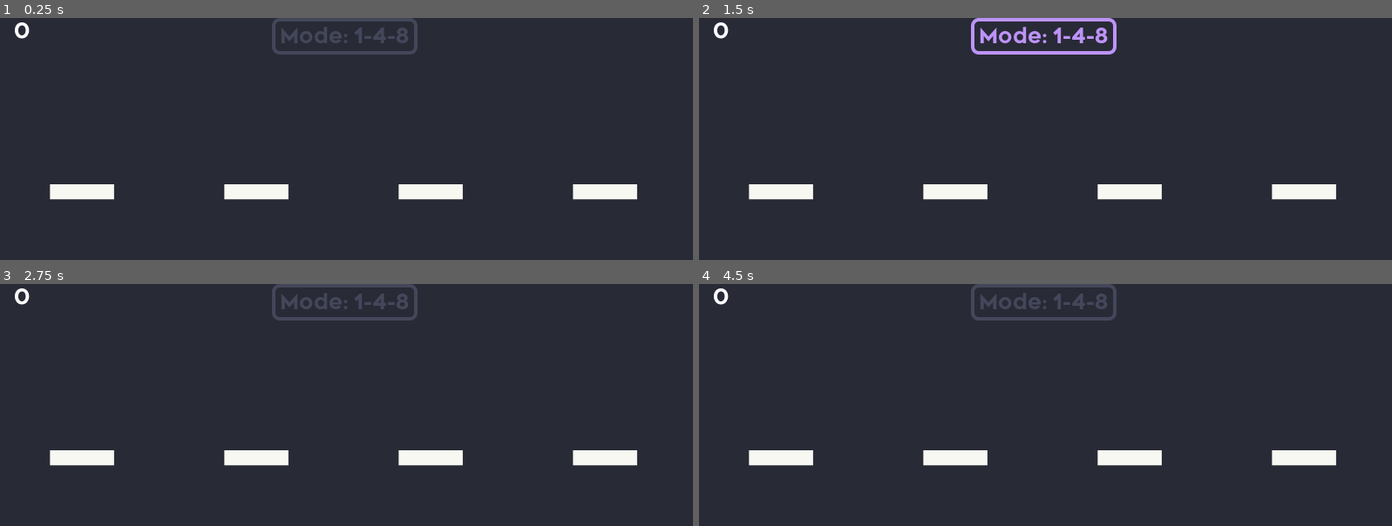
Above: before the commit, frames 1-4 (two rows, left to right).
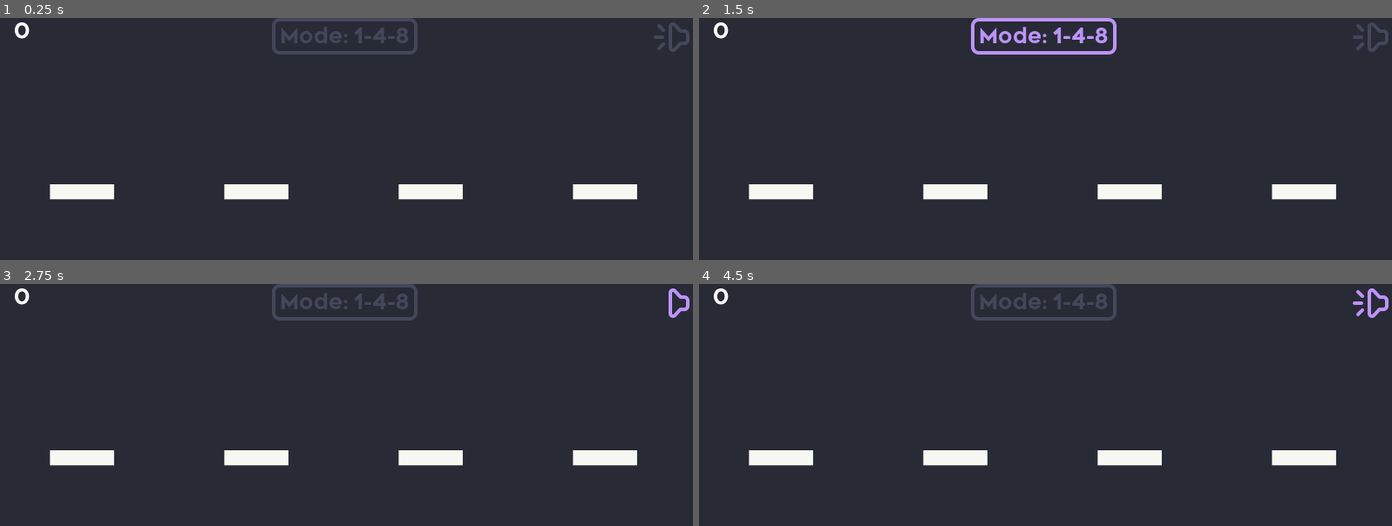
Above: after the commit, the same moments.

Repository: Naaaske/bljtrainer
Game: Godot game, scene res://MainScene.tscn
Same seed, same stepped clock (60 frames per second), same inputs: the game is played once before the commit and once after it. Before the commit the project starts from res://node_2d.tscn.
Inputs (mouse positions are in pixels of both pictures, inside the frame that each line leads up to):
- Up to frame 1 (0.25 s): no input
- Up to frame 2 (1.5 s): click "Mode: 1-4-8" at 0.5 s; click "Mode: 1-4-6" at 1.25 s
- Up to frame 3 (2.75 s): click (672, 303) at 2.02 s
- Up to frame 4 (4.5 s): click "Mode: 1-4-8" at 2.75 s; click "Mode: 1-4-6" at 3.5 s; click (1371, 303) at 4.27 s

The runs differ from the first frame. In frame 1, 0.2% of the frame differs, in the area x 94-100%, y 1-15%; in frame 2, 0.2%; in frame 3, 0.2%; in frame 4, 0.2%.

Commit message:
Cleanup, reorder, and audio button

Diff:
--- /dev/null
+++ b/MainScene.tscn
@@ -0,0 +1,193 @@
+[gd_scene load_steps=9 format=3 uid="uid://d2b0rrgardqpr"]
+
+[ext_resource type="Script" path="res://main.gd" id="1_5wr67"]
+[ext_resource type="FontFile" uid="uid://c8bcbqh7b4umj" path="res://Fonts/font.otf" id="2_ebpxk"]
+[ext_resource type="AudioStream" uid="uid://do5lifm5gsv2b" path="res://Audio/148.wav" id="3_d7i5q"]
+[ext_resource type="Texture2D" uid="uid://c6jmq4884c7wi" path="res://Images/audioIconOn.png" id="4_3wl4h"]
+
+[sub_resource type="StyleBoxFlat" id="StyleBoxFlat_hyqpo"]
+draw_center = false
+border_width_left = 4
+border_width_top = 4
+border_width_right = 4
+border_width_bottom = 4
+border_color = Color(0.266667, 0.278431, 0.352941, 1)
+corner_radius_top_left = 8
+corner_radius_top_right = 8
+corner_radius_bottom_right = 8
+corner_radius_bottom_left = 8
+
+[sub_resource type="StyleBoxFlat" id="StyleBoxFlat_ldhlb"]
+draw_center = false
+border_width_left = 4
+border_width_top = 4
+border_width_right = 4
+border_width_bottom = 4
+border_color = Color(0.741176, 0.576471, 0.976471, 1)
+corner_radius_top_left = 8
+corner_radius_top_right = 8
+corner_radius_bottom_right = 8
+corner_radius_bottom_left = 8
+
+[sub_resource type="StyleBoxFlat" id="StyleBoxFlat_8x3xk"]
+bg_color = Color(0.741176, 0.576471, 0.976471, 1)
+border_width_left = 4
+border_width_top = 4
+border_width_right = 4
+border_width_bottom = 4
+border_color = Color(0.741176, 0.576471, 0.976471, 1)
+corner_radius_top_left = 8
+corner_radius_top_right = 8
+corner_radius_bottom_right = 8
+corner_radius_bottom_left = 8
+
+[sub_resource type="StyleBoxEmpty" id="StyleBoxEmpty_bcbl1"]
+
+[node name="MainScene" type="Node2D"]
+script = ExtResource("1_5wr67")
+
+[node name="Frames" type="Label" parent="."]
+offset_right = 40.0
+offset_bottom = 32.0
+theme_override_fonts/font = ExtResource("2_ebpxk")
+theme_override_font_sizes/font_size = 24
+text = "1"
+horizontal_alignment = 2
+
+[node name="First" type="Label" parent="."]
+anchors_preset = 4
+anchor_top = 0.5
+anchor_bottom = 0.5
+offset_right = 200.0
+offset_bottom = 300.0
+grow_vertical = 2
+size_flags_horizontal = 4
+theme_override_colors/font_color = Color(0.972549, 0.972549, 0.94902, 1)
+theme_override_fonts/font = ExtResource("2_ebpxk")
+theme_override_font_sizes/font_size = 127
+text = "_"
+horizontal_alignment = 1
+vertical_alignment = 1
+
+[node name="Second" type="Label" parent="."]
+anchors_preset = 4
+anchor_top = 0.5
+anchor_bottom = 0.5
+offset_left = 200.0
+offset_right = 400.0
+offset_bottom = 300.0
+grow_vertical = 2
+size_flags_horizontal = 4
+theme_override_colors/font_color = Color(0.972549, 0.972549, 0.94902, 1)
+theme_override_fonts/font = ExtResource("2_ebpxk")
+theme_override_font_sizes/font_size = 127
+text = "_"
+horizontal_alignment = 1
+vertical_alignment = 1
+
+[node name="Delta" type="Label" parent="Second"]
+layout_mode = 1
+anchors_preset = 4
+anchor_top = 0.5
+anchor_bottom = 0.5
+offset_top = 50.0
+offset_right = 200.0
+offset_bottom = 150.0
+grow_vertical = 2
+size_flags_horizontal = 4
+theme_override_colors/font_color = Color(0.972549, 0.972549, 0.94902, 1)
+theme_override_fonts/font = ExtResource("2_ebpxk")
+theme_override_font_sizes/font_size = 63
+horizontal_alignment = 1
+vertical_alignment = 1
+
+[node name="Third" type="Label" parent="."]
+anchors_preset = 4
+anchor_top = 0.5
+anchor_bottom = 0.5
+offset_left = 400.0
+offset_right = 600.0
+offset_bottom = 300.0
+grow_vertical = 2
+size_flags_horizontal = 4
+theme_override_colors/font_color = Color(0.972549, 0.972549, 0.94902, 1)
+theme_override_fonts/font = ExtResource("2_ebpxk")
+theme_override_font_sizes/font_size = 127
+text = "_"
+horizontal_alignment = 1
+vertical_alignment = 1
+
+[node name="Delta" type="Label" parent="Third"]
+layout_mode = 1
+anchors_preset = 4
+anchor_top = 0.5
+anchor_bottom = 0.5
+offset_top = 50.0
+offset_right = 200.0
+offset_bottom = 150.0
+grow_vertical = 2
+size_flags_horizontal = 4
+theme_override_colors/font_color = Color(0.972549, 0.972549, 0.94902, 1)
+theme_override_fonts/font = ExtResource("2_ebpxk")
+theme_override_font_sizes/font_size = 63
+horizontal_alignment = 1
+vertical_alignment = 1
+
+[node name="Last" type="Label" parent="."]
+anchors_preset = 4
+anchor_top = 0.5
+anchor_bottom = 0.5
+offset_left = 600.0
+offset_right = 800.0
+offset_bottom = 300.0
+grow_vertical = 2
+size_flags_horizontal = 4
+theme_override_colors/font_color = Color(0.972549, 0.972549, 0.94902, 1)
+theme_override_fonts/font = ExtResource("2_ebpxk")
+theme_override_font_sizes/font_size = 127
+text = "_"
+horizontal_alignment = 1
+vertical_alignment = 1
+
+[node name="ModeButton" type="Button" parent="."]
+anchors_preset = 5
+anchor_left = 0.5
+anchor_right = 0.5
+offset_left = 316.5
+offset_right = 483.5
+offset_bottom = 42.0
+grow_horizontal = 2
+theme_override_colors/font_color = Color(0.266667, 0.278431, 0.352941, 1)
+theme_override_colors/font_pressed_color = Color(0.156863, 0.164706, 0.211765, 1)
+theme_override_colors/font_hover_color = Color(0.741176, 0.576471, 0.976471, 1)
+theme_override_colors/font_focus_color = Color(0.266667, 0.278431, 0.352941, 1)
+theme_override_colors/font_hover_pressed_color = Color(0.741176, 0.576471, 0.976471, 1)
+theme_override_colors/font_disabled_color = Color(0.266667, 0.278431, 0.352941, 1)
+theme_override_colors/font_outline_color = Color(0.266667, 0.278431, 0.352941, 1)
+theme_override_fonts/font = ExtResource("2_ebpxk")
+theme_override_font_sizes/font_size = 24
+theme_override_styles/normal = SubResource("StyleBoxFlat_hyqpo")
+theme_override_styles/hover = SubResource("StyleBoxFlat_ldhlb")
+theme_override_styles/pressed = SubResource("StyleBoxFlat_8x3xk")
+theme_override_styles/focus = SubResource("StyleBoxEmpty_bcbl1")
+text = "Mode: 1-4-8"
+
+[node name="Audio" type="AudioStreamPlayer2D" parent="."]
+stream = ExtResource("3_d7i5q")
+volume_db = 3.0
+
+[node name="AudioToggle" type="Button" parent="."]
+offset_left = 751.0
+offset_right = 800.0
+offset_bottom = 43.0
+focus_mode = 0
+theme_override_colors/icon_normal_color = Color(0.266667, 0.278431, 0.352941, 1)
+theme_override_colors/icon_pressed_color = Color(0.741176, 0.576471, 0.976471, 1)
+theme_override_colors/icon_hover_color = Color(0.741176, 0.576471, 0.976471, 1)
+theme_override_fonts/font = ExtResource("2_ebpxk")
+action_mode = 0
+icon = ExtResource("4_3wl4h")
+flat = true
+
+[connection signal="pressed" from="ModeButton" to="." method="_on_mode_button_pressed"]
+[connection signal="button_down" from="AudioToggle" to="." method="_on_audio_toggle_button_down"]
--- /dev/null
+++ b/main.gd
@@ -0,0 +1,85 @@
+extends Node2D
+
+var aCounter = 0 #A presses in current cycle so far
+var going = false #Whether a cycle is going
+var mode8 = true #Whether to use 1-4-6 or 1-4-8
+var t = 0.0 #Time since first a press in seconds
+var pressed = false #Has A been pressed this frame
+var enableAudio = true
+var simulatedFrameRate = 30
+var spf = 1.0 / simulatedFrameRate #Seconds per simulated frame
+
+func _process(delta):
+	pressed = Input.is_action_just_pressed("A")
+
+	#Reset if a second has passed since cycle start
+	if(t > 1):
+		resetCycle()
+
+	#If a is pressed
+	if (pressed):
+		aCounter += 1
+
+		if (!going):
+			going = true
+			t = 0.0
+			if enableAudio: $Audio.play()
+
+		if (aCounter == 1):
+			updateLabel($First)
+
+		elif (aCounter == 2):
+			updateLabel($Second, 4)
+
+		elif (aCounter == 3):
+			updateLabel($Third, 8 if mode8 else 6)
+
+		elif (aCounter == 4):
+			updateLabel($Last)
+
+	#Update Frame counter
+	$Frames.text = str(framesSinceStart())
+
+	if(going):
+		t += delta
+
+func framesSinceStart() -> int:
+	if(!going): return 0
+
+	return floor(t / spf) + 1
+
+func updateLabel(label : Label, targetFrame = 0):
+	label.text = str(framesSinceStart())
+
+	if(targetFrame == 0): return
+
+	if (framesSinceStart() == targetFrame):
+		label.add_theme_color_override("font_color", Color.html("#50fa7b"))
+	else:
+		label.add_theme_color_override("font_color", Color.html("#ff5555"))
+		if (label.get_child_count() > 0):
+			label.get_child(0).text = ("+" if framesSinceStart() - targetFrame > 0 else "") + str(framesSinceStart() - targetFrame)
+
+func resetLabel(label : Label):
+	label.text = "_"
+	label.add_theme_color_override("font_color", Color.html("#f8f8f2"))
+	if (label.get_child_count() > 0):
+		label.get_child(0).text = ""
+
+func resetCycle():
+	going = false
+	t = 0
+	aCounter = 0
+	resetLabel($First)
+	resetLabel($Second)
+	resetLabel($Third)
+	resetLabel($Last)
+
+func _on_mode_button_pressed():
+	mode8 = !mode8
+	$Audio.stream = load("res://Audio/148.wav") if mode8 else load("res://Audio/146.wav")
+	$ModeButton.text = "Mode: " + ("1-4-8" if mode8 else "1-4-6")
+
+func _on_audio_toggle_button_down():
+	enableAudio = !enableAudio
+	$AudioToggle.icon = load("res://Images/audioIconOn.png") if enableAudio else load("res://Images/audioIconOff.png")
--- a/project.godot
+++ b/project.godot
@@ -11,11 +11,11 @@
 [application]
 
 config/name="BLJ Trainer"
-run/main_scene="res://node_2d.tscn"
+run/main_scene="res://MainScene.tscn"
 config/features=PackedStringArray("4.0", "GL Compatibility")
 boot_splash/bg_color=Color(0.156863, 0.164706, 0.211765, 1)
 boot_splash/show_image=false
-config/icon="res://icon.png"
+config/icon="res://Images/icon.png"
 
 [display]
 
Not shown, added: Audio/146.wav.import
Not shown, added: Audio/148.wav.import
Binary file added: Fonts/font.otf
Not shown, added: Fonts/font.otf.import
Binary file added: Images/audioIconOff.png
Not shown, added: Images/audioIconOff.png.import
Binary file added: Images/audioIconOn.png
Not shown, added: Images/audioIconOn.png.import
Binary file added: Images/icon.png
Not shown, added: Images/icon.png.import
Not shown, added: Audio/146.wav
Not shown, added: Audio/148.wav
